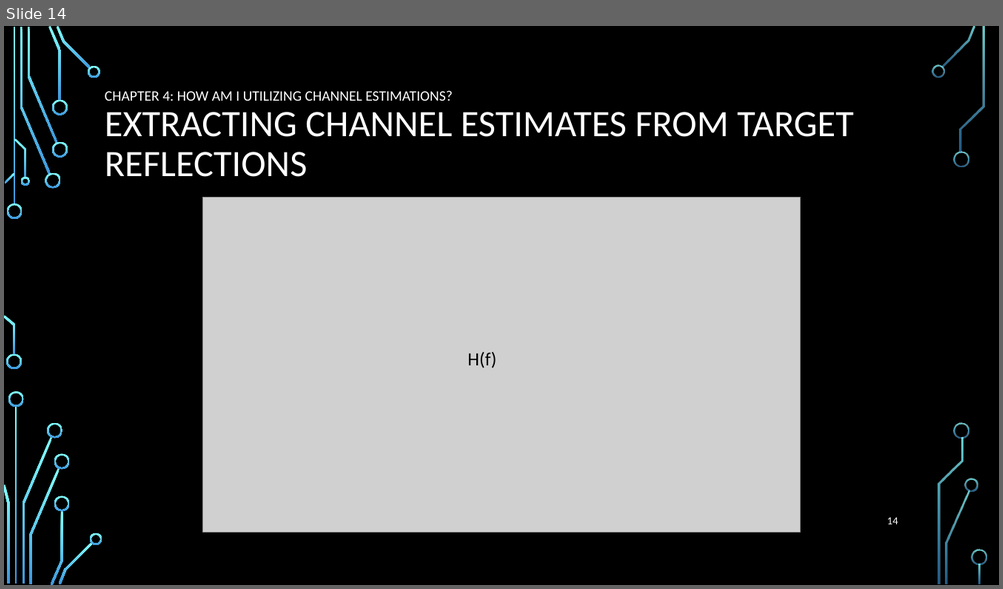
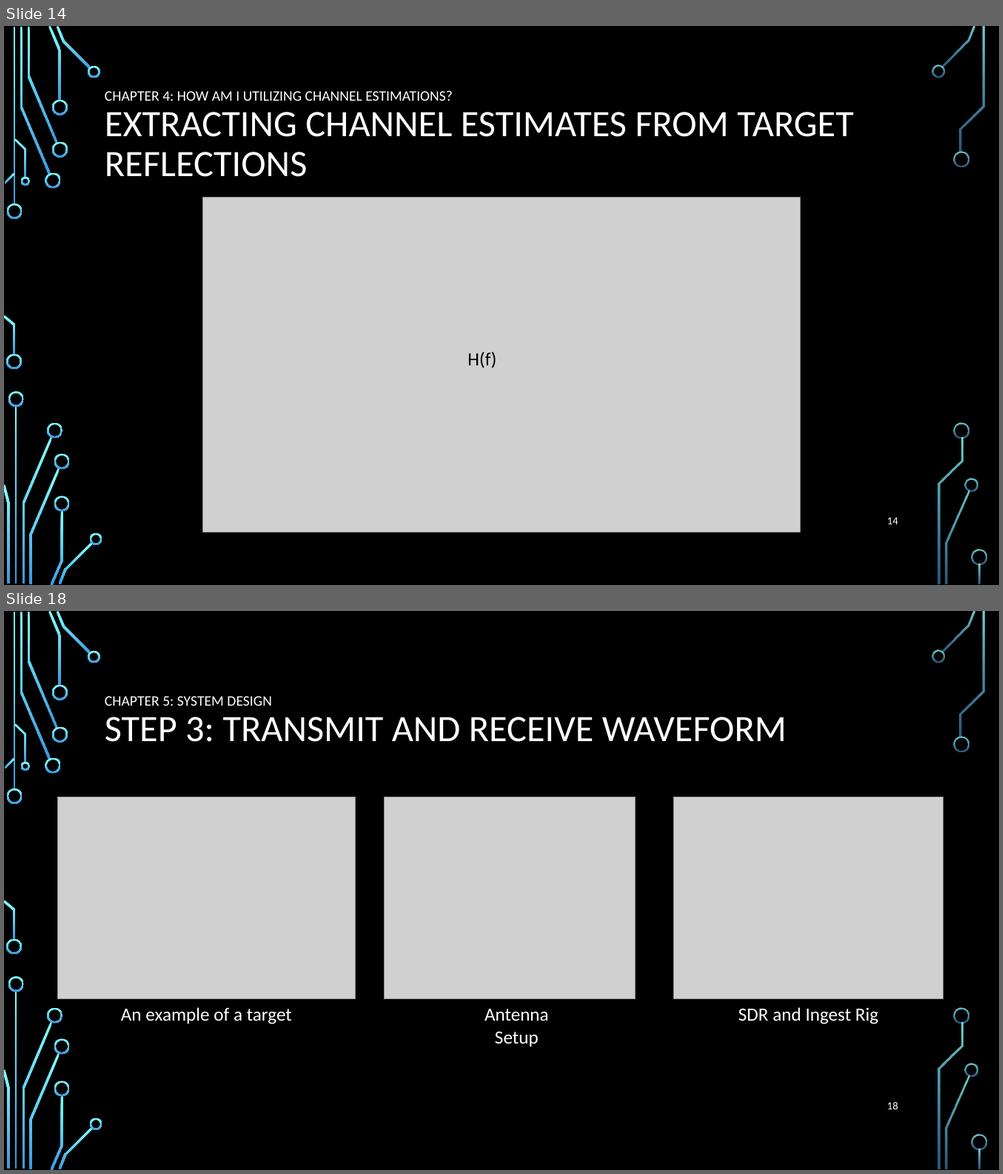
Before and after one commit to roryschram/masters, a slide deck: presentations/SARIG/sarig_rory_schram.pptx. Shown one above the other, each under a label of ours: slide 14 before the commit, slides 14 and 18 after it; the slides between them are not shown. The pictures are 1003x589 and 1003x1174 pixels, drawn with LibreOffice and Linux fonts; fonts in the diff are those of the drawing; grey boxes stand for pictures; background and template pictures are left out. Boxes give left, top, right and bottom in pixels: in the first picture for what was removed or moved away, otherwise in the second. Text is boxed around its words. In the diff, an @@ line names an element or a change of style, - is before the commit and + after.

```diff
--- a/presentations/SARIG/sarig_rory_schram.pptx
+++ b/presentations/SARIG/sarig_rory_schram.pptx
@@ slide 18 added at (4,611,999,1170), background picture (left out); not listed: 36 template elements that a slide beside it also shows @@
@@ title added at (105,696,786,742), 36 pt, text #FFFFFF @@
+CHAPTER 5: SYSTEM DESIGN
+STEP 3: TRANSMIT AND RECEIVE WAVEFORM
@@ picture added at (58,797,356,999) @@
@@ picture added at (384,797,635,999) @@
@@ picture added at (674,797,943,999) @@
@@ text added at (121,1008,292,1025), 18 pt, text #FFFFFF @@
+An example of a target
@@ text added at (484,1008,549,1047), 18 pt, text #FFFFFF @@
+Antenna Setup
@@ text added at (738,1008,878,1025), 18 pt, text #FFFFFF @@
+SDR and Ingest Rig
@@ page number added at (887,1102,898,1110), 10.5 pt, text #FFFFFF @@
+18
```
Also in this commit, not shown: 2 slides changed, 14 other slides added, 18 slides removed.
